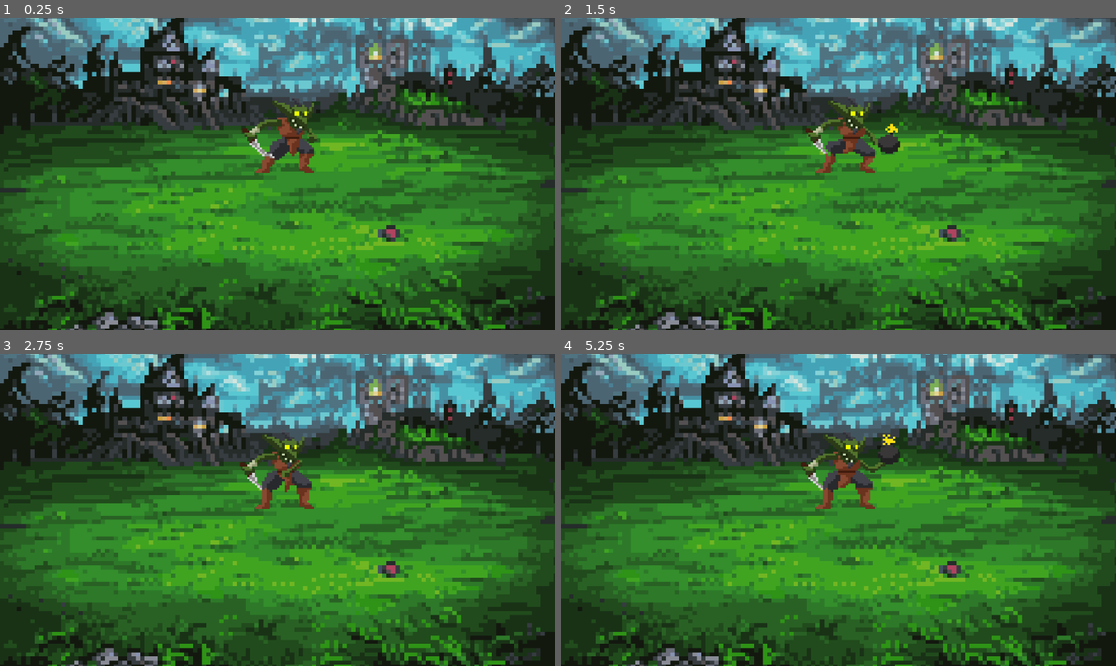
Above: before the commit, frames 1-4 (two rows, left to right).
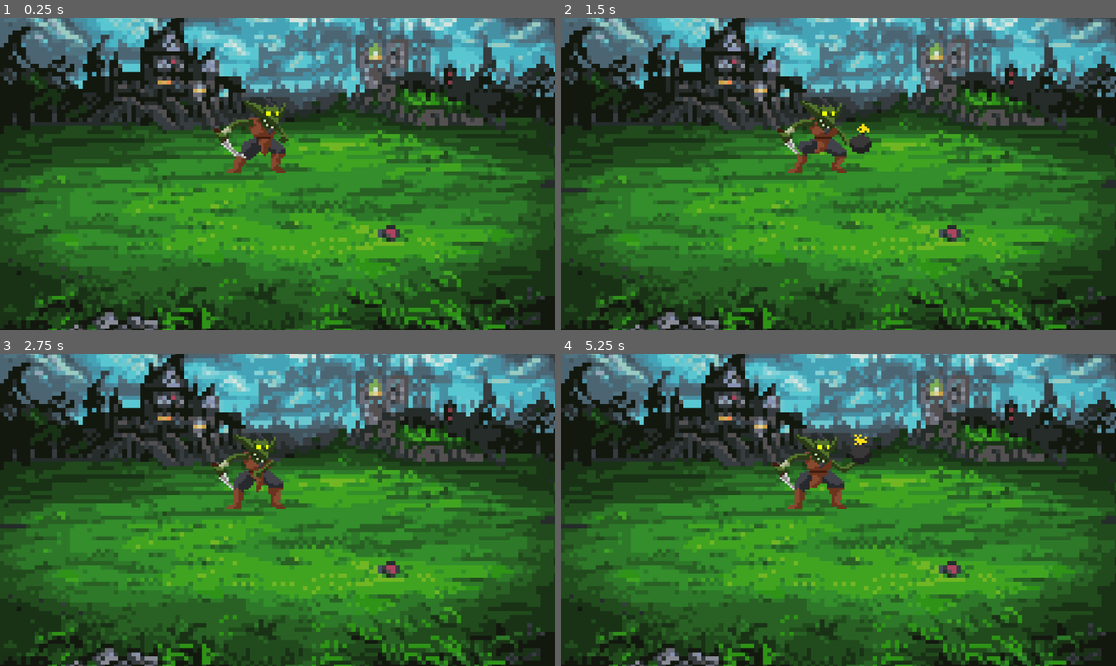
Above: after the commit, the same moments.

Repository: JollyOmnivore/Card-Wars-Roguelike
Game: Godot game, scene res://Scenes/TEST.tscn
Two runs of this game, one before a commit and one after it. Both use one fixed random seed, a clock stepped at 60 frames per second and the inputs below.
Inputs:
- Up to frame 1 (0.25 s): no input
- Up to frame 2 (1.5 s): no input
- Up to frame 3 (2.75 s): no input
- Up to frame 4 (5.25 s): tap Enter at 2.75 s

The runs differ from the first frame. In frame 1, 2.2% of the frame differs, in the area x 38-58%, y 25-50%; in frame 2, 2.3%; in frame 3, 2.1%; in frame 4, 2.5%, in the area x 38-62%, y 25-50%.

Commit message:
Update TEST.tscn

Diff:
--- a/card-wars-se-project/Scenes/TEST.tscn
+++ b/card-wars-se-project/Scenes/TEST.tscn
@@ -108,7 +108,7 @@
 texture = ExtResource("1_yv0gu")
 
 [node name="AnimatedSprite2D" type="AnimatedSprite2D" parent="."]
-position = Vector2(606, 207)
+position = Vector2(547, 207)
 scale = Vector2(5.165, 4.41833)
 sprite_frames = SubResource("SpriteFrames_x4ysw")
 animation = &"new_animation"
